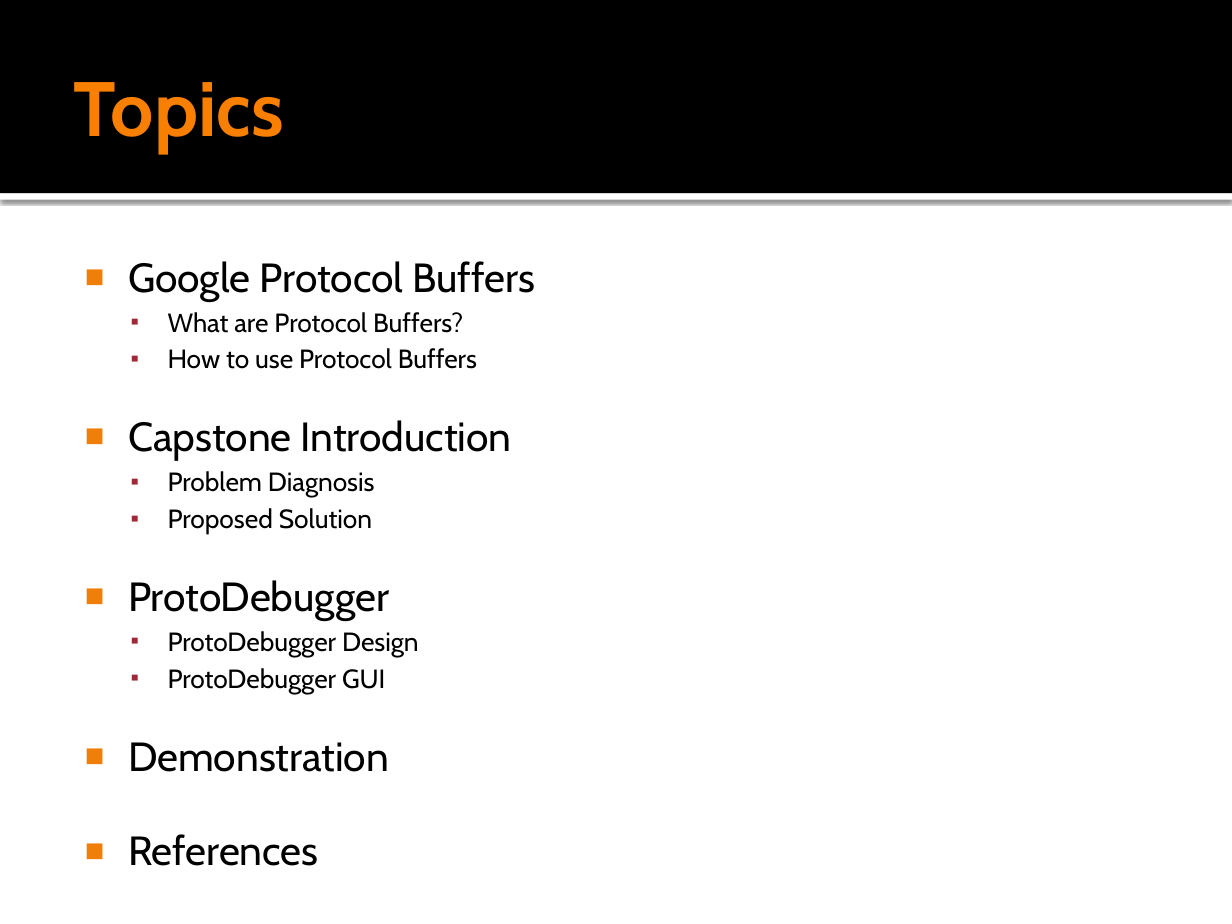
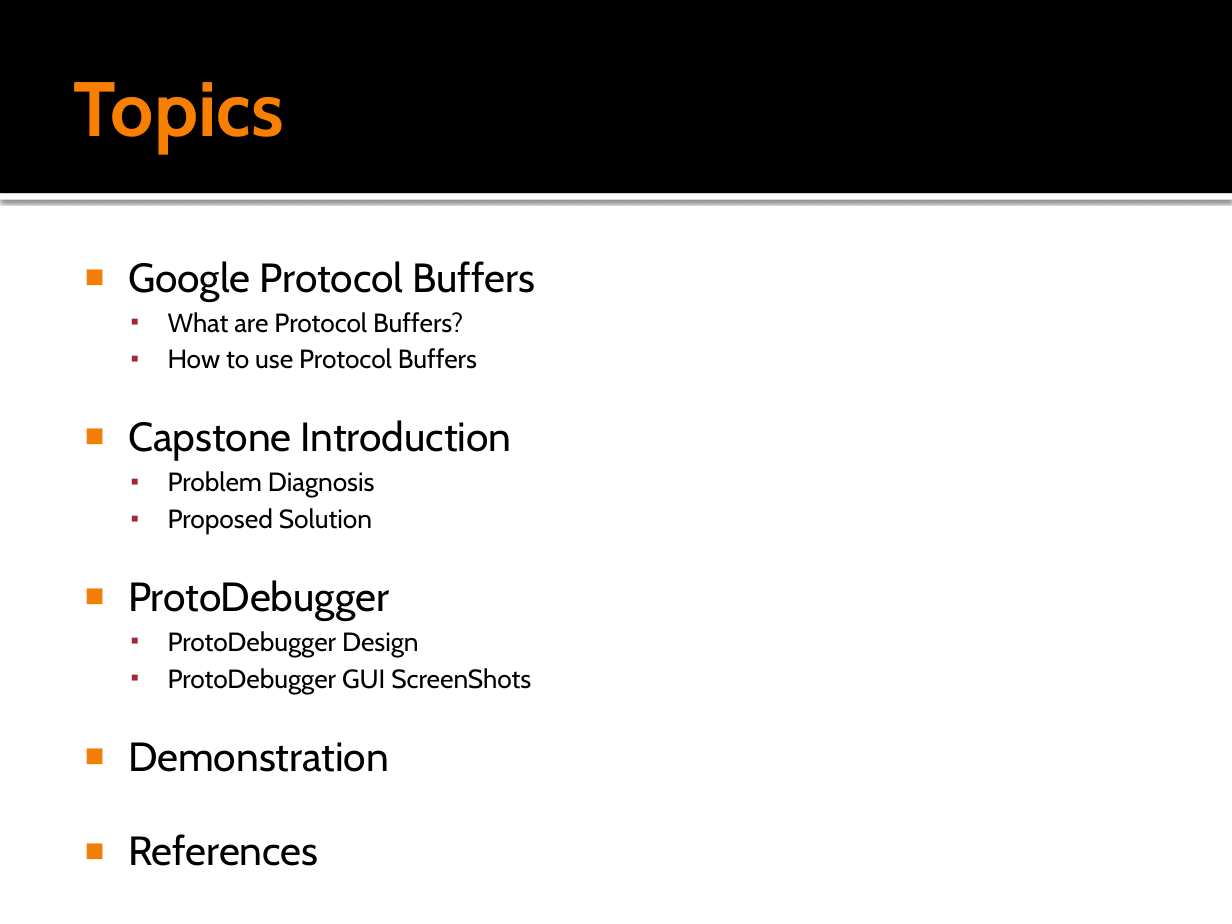
Before and after one commit to slopyjoe/ProtoCapstonProject, a slide deck: slide 2 of Documents/ProtoDebuggerPresentation.pptx. Drawn at 1232x924 pixels with LibreOffice and Linux fonts; fonts in the diff are those of the drawing. Boxes give left, top, right and bottom in pixels: in the first picture for what was removed or moved away, otherwise in the second. Text is boxed around its words. In the diff, an @@ line names an element or a change of style, - is before the commit and + after.

Commit message:
Updated Presentation
Removed the Sequence Diagrams, figruing we can just talk about the Use
Case Diagram for design, added Lessons Learned and Future Enhancements
slide.  Need to update Screen Shots

```diff
--- a/Documents/ProtoDebuggerPresentation.pptx
+++ b/Documents/ProtoDebuggerPresentation.pptx
@@ text at box(168, 668, 531, 694): text changed @@
-  ▪ ProtoDebugger GUI
+  ▪ ProtoDebugger GUI ScreenShots
```
Also in this commit, not shown: 3 other slides changed, 8 slides removed.
